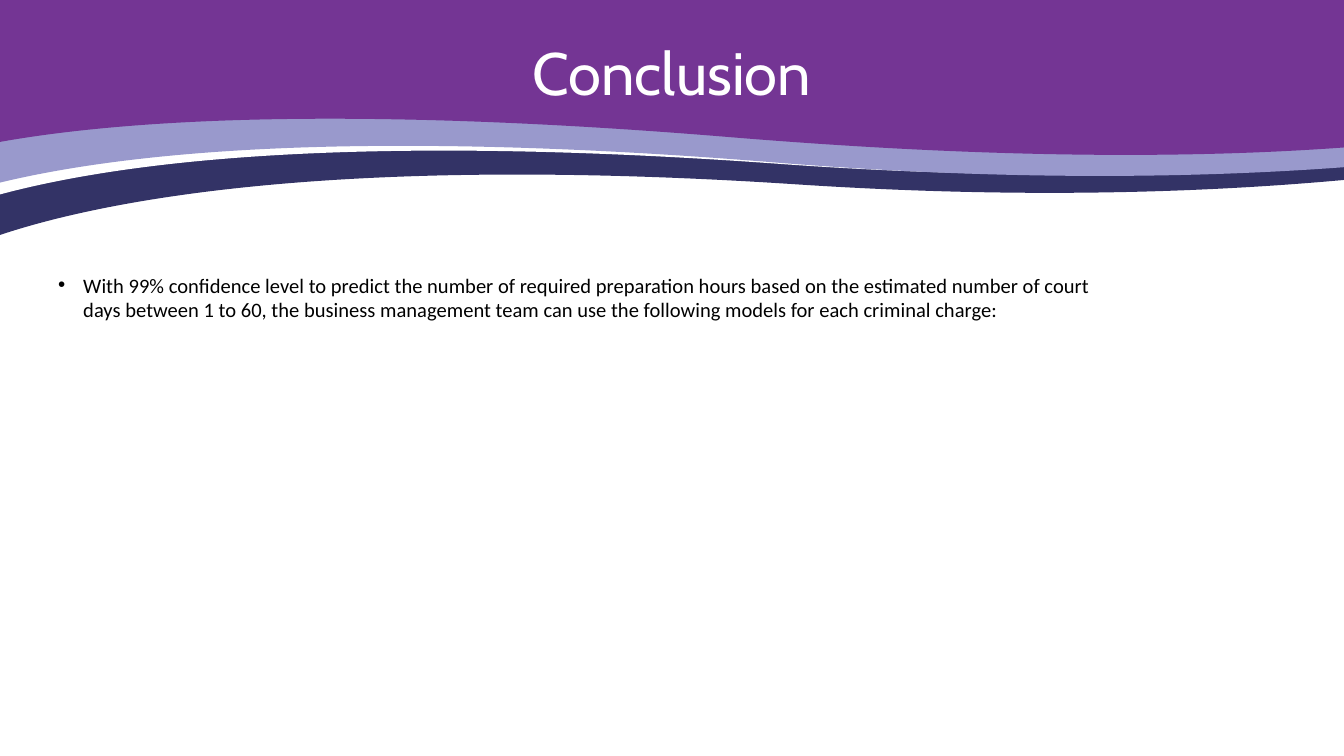
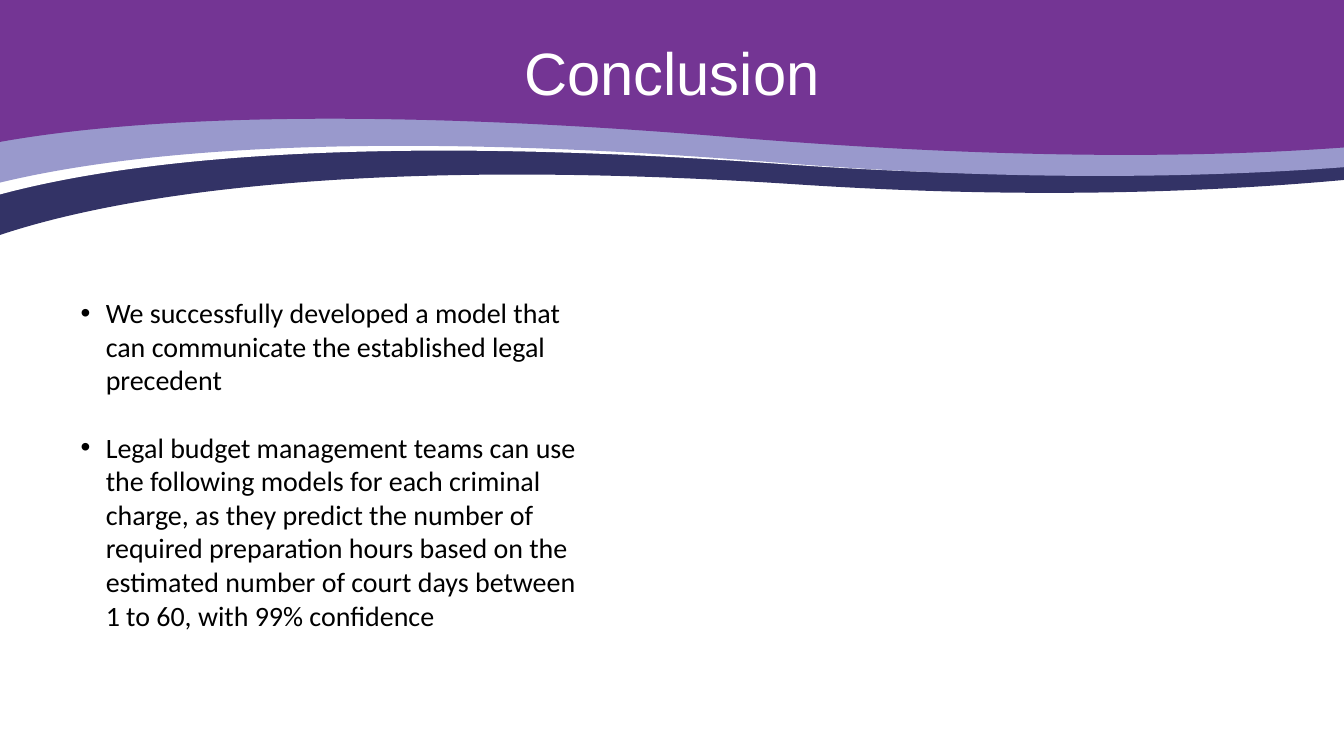
Before and after one commit to bparsazadeh/INF1344H_Final_Project_Rep, a slide deck: slide 10 of Final-Term Project - Group 11.pptx (slide 9 before the commit). Drawn at 1344x756 pixels with LibreOffice and Linux fonts; fonts in the diff are those of the drawing; grey boxes stand for pictures; background and template pictures are left out. Boxes give left, top, right and bottom in pixels: in the first picture for what was removed or moved away, otherwise in the second. Text is boxed around its words. In the diff, an @@ line names an element or a change of style, - is before the commit and + after.

```diff
--- a/Final-Term Project - Group 11.pptx
+++ b/Final-Term Project - Group 11.pptx
@@ title "Conclusion" at [524,51,819,96]: font Cabin to Arial @@
@@ text removed at [83,278,1088,321] @@
-• With 99% confidence level to predict the number of required preparation hours based on the estimated number of court days between 1 to 60, the business management team can use the following models for each criminal charge:
@@ text added at [106,303,576,630], 15 pt, text #000000 @@
+• We successfully developed a model that can communicate the established legal precedent
+• Legal budget management teams can use the following models for each criminal charge, as they predict the number of required preparation hours based on the estimated number of court days between 1 to 60, with 99% confidence
```
Also in this commit, not shown: 8 other slides changed, 2 slides added, 1 other file.
